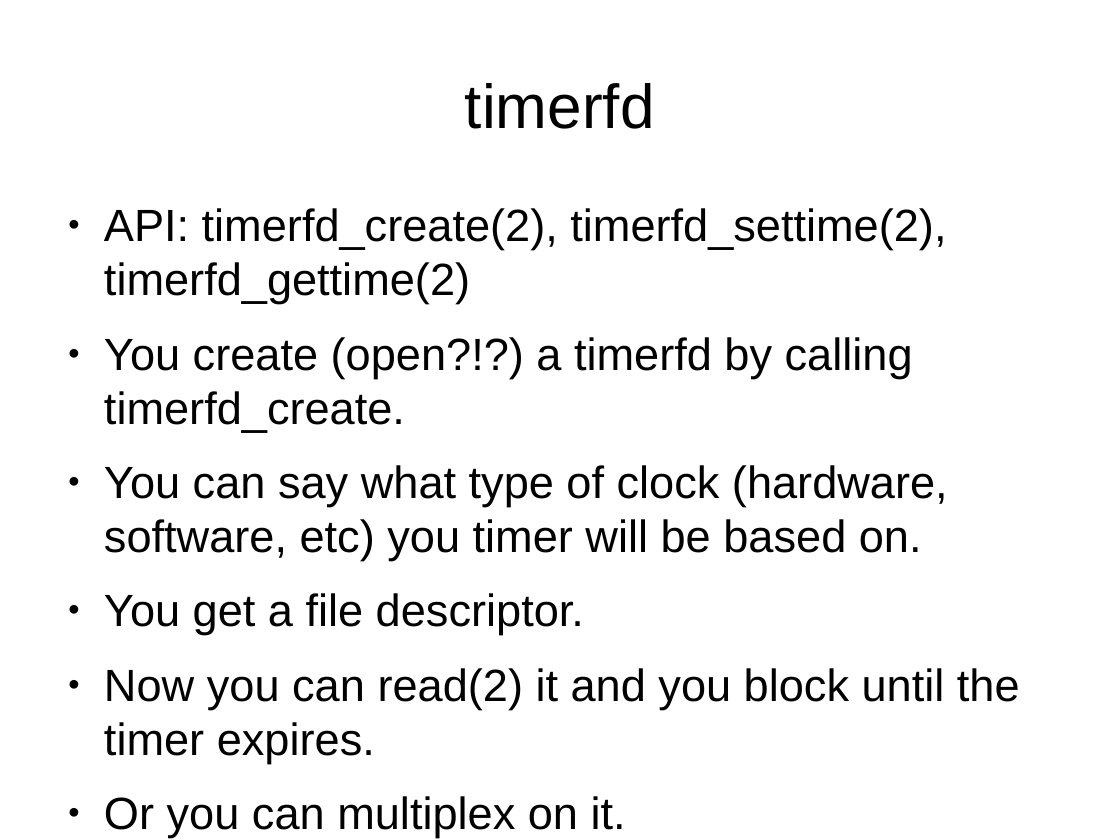
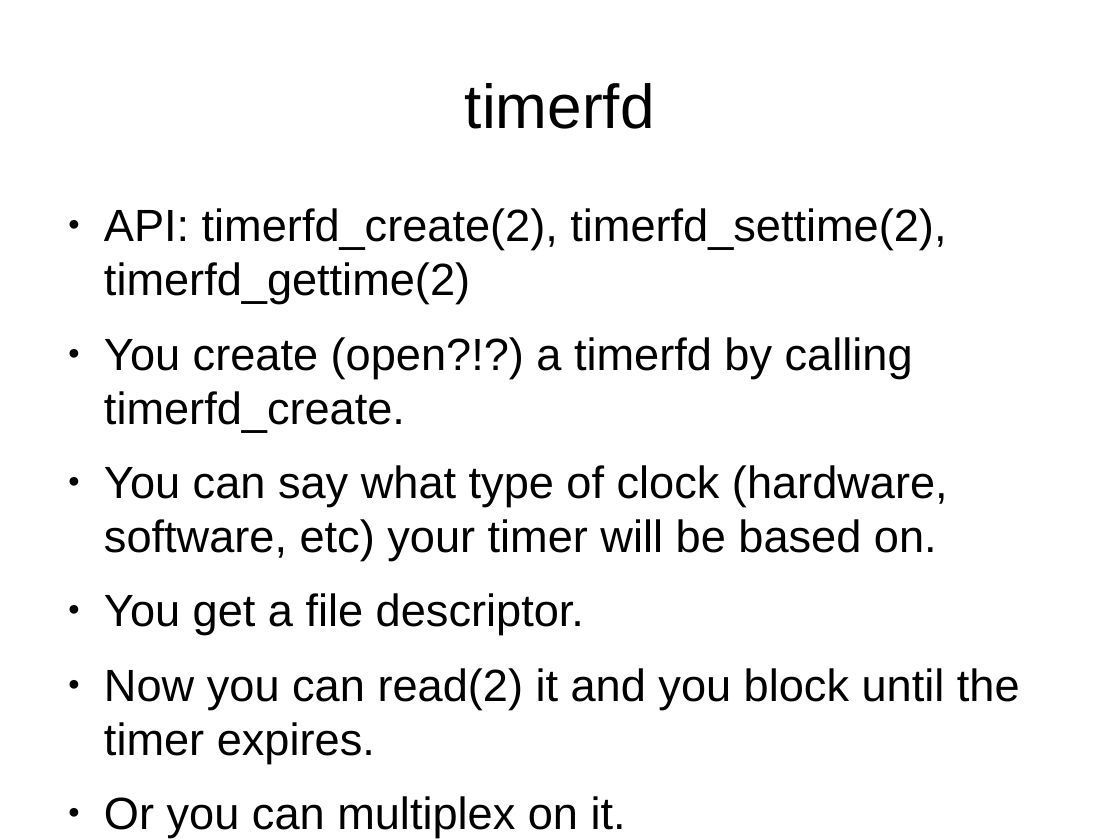
Before and after one commit to veltzer/demos-linux, a slide deck: slide 10 of doc/linux_multiplexing.odp. Drawn at 1120x840 pixels with LibreOffice and Linux fonts; fonts in the diff are those of the drawing. Boxes give left, top, right and bottom in pixels: in the first picture for what was removed or moved away, otherwise in the second. Text is boxed around its words. In the diff, an @@ line names an element or a change of style, - is before the commit and + after.

```diff
--- a/doc/linux_multiplexing.odp
+++ b/doc/linux_multiplexing.odp
@@ text at (104,465,948,561): text changed @@
-● You can say what type of clock (hardware, software, etc) you timer will be based on.
+● You can say what type of clock (hardware, software, etc) your timer will be based on.
```
Also in this commit, not shown: 8 other slides changed.
